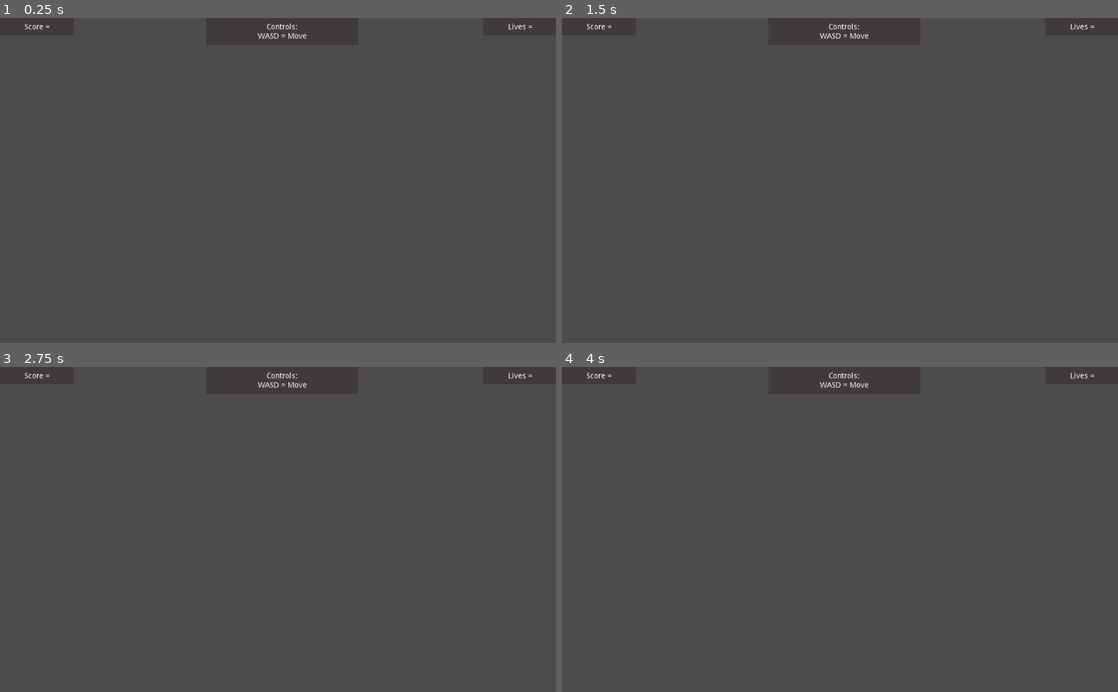
Above: before the commit, frames 1-4 (two rows, left to right).
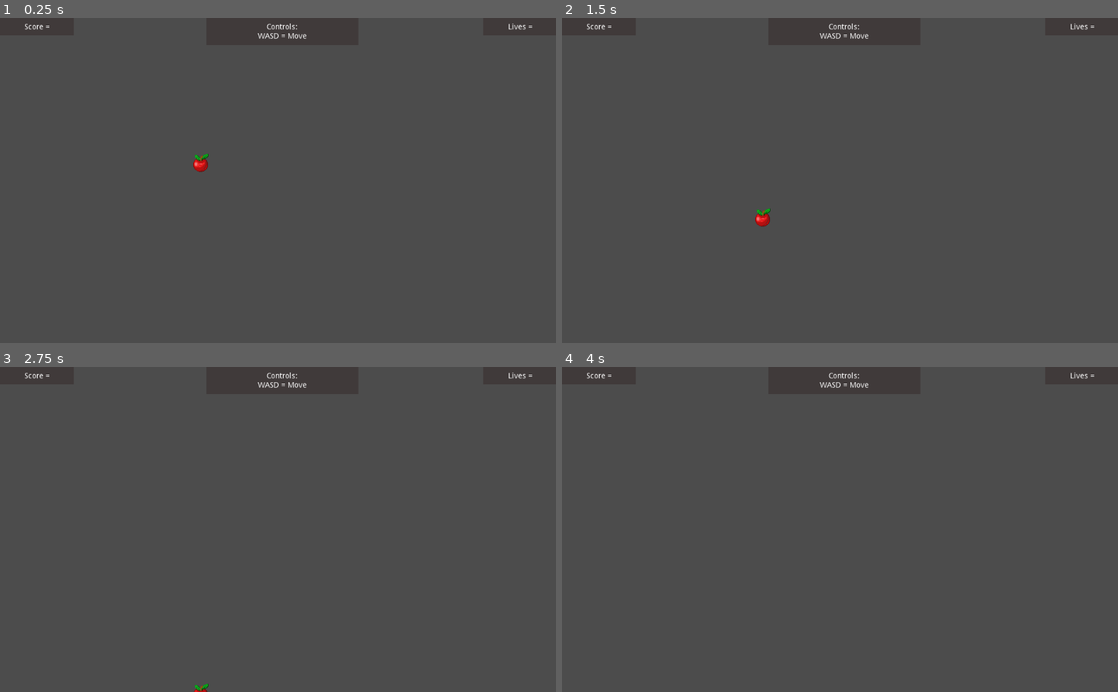
Above: after the commit, the same moments.

Repository: jtercoli/Final-Project-Game-Jam-
Game: Godot game, scene res://Scenes/HUD.tscn
Two runs of this game, one before a commit and one after it. Both use one fixed random seed, a clock stepped at 60 frames per second and the inputs below. This scene is started directly instead of the project's main scene.
Inputs:
- Up to frame 1 (0.25 s): no input
- Up to frame 2 (1.5 s): no input
- Up to frame 3 (2.75 s): no input
- Up to frame 4 (4 s): tap Enter at 3.5 s

The runs differ from the first frame. In frame 1, 0.1% of the frame differs, in the area x 34-38%, y 41-48%; in frame 2, 0.1%; in frame 3, less than 0.1%; in frame 4, nothing differs.

Commit message:
Coin that might not work

Diff:
--- /dev/null
+++ b/Final Project/Scenes/Coin.tscn
@@ -0,0 +1,35 @@
+[gd_scene load_steps=7 format=2]
+
+[ext_resource path="res://Scripts/Coin.gd" type="Script" id=1]
+[ext_resource path="res://Assets/Images/sprite_0.png" type="Texture" id=2]
+[ext_resource path="res://Scripts/Area2D.gd" type="Script" id=3]
+
+[sub_resource type="CircleShape2D" id=1]
+radius = 20.0
+
+[sub_resource type="CircleShape2D" id=2]
+radius = 20.0
+
+[sub_resource type="CircleShape2D" id=3]
+radius = 22.2036
+
+[node name="Coin" type="RigidBody2D"]
+position = Vector2( 370, 270 )
+script = ExtResource( 1 )
+
+[node name="CollisionShape2D" type="CollisionShape2D" parent="."]
+position = Vector2( -2, -7 )
+shape = SubResource( 1 )
+
+[node name="Apple" type="Sprite" parent="."]
+texture = ExtResource( 2 )
+
+[node name="Area2D" type="Area2D" parent="."]
+position = Vector2( -2, -7 )
+script = ExtResource( 3 )
+
+[node name="CollisionShape2D2" type="CollisionShape2D" parent="Area2D"]
+shape = SubResource( 2 )
+
+[node name="CollisionShape2D" type="CollisionShape2D" parent="Area2D"]
+shape = SubResource( 3 )
--- a/Final Project/Scenes/HUD.tscn
+++ b/Final Project/Scenes/HUD.tscn
@@ -1,6 +1,7 @@
-[gd_scene load_steps=2 format=2]
+[gd_scene load_steps=3 format=2]
 
 [ext_resource path="res://Assets/Sounds/Tyhosisparrow.ogg" type="AudioStream" id=1]
+[ext_resource path="res://Scenes/Coin.tscn" type="PackedScene" id=2]
 
 [node name="HUD" type="Node2D"]
 
@@ -21,6 +22,14 @@
 margin_bottom = 50.0
 color = Color( 0.254902, 0.231373, 0.231373, 1 )
 
+[node name="Lives" type="Label" parent="."]
+margin_left = 890.0
+margin_top = 10.0
+margin_right = 1027.0
+margin_bottom = 30.0
+text = "Lives ="
+align = 1
+
 [node name="Controls" type="Label" parent="."]
 margin_left = 380.0
 margin_top = 10.0
@@ -37,14 +46,8 @@
 text = "Score ="
 align = 1
 
-[node name="Lives" type="Label" parent="."]
-margin_left = 890.0
-margin_top = 10.0
-margin_right = 1027.0
-margin_bottom = 30.0
-text = "Lives ="
-align = 1
-
 [node name="AudioStreamPlayer2D" type="AudioStreamPlayer2D" parent="."]
 stream = ExtResource( 1 )
 autoplay = true
+
+[node name="Coin" parent="." instance=ExtResource( 2 )]
--- /dev/null
+++ b/Final Project/Scripts/Area2D.gd
@@ -0,0 +1,6 @@
+extends Area2D
+
+func _on_Aread2D_body_entered(body):
+    if body.get_name() == "Character":
+        if body.add_coins(1):
+            queue_free()
--- /dev/null
+++ b/Final Project/Scripts/Coin.gd
@@ -0,0 +1,13 @@
+extends RigidBody2D
+
+# Declare member variables here. Examples:
+# var a = 2
+# var b = "text"
+
+# Called when the node enters the scene tree for the first time.
+func _ready():
+	pass # Replace with function body.
+
+# Called every frame. 'delta' is the elapsed time since the previous frame.
+#func _process(delta):
+#	pass
Binary file added: Final Project/Assets/Images/sprite_0.png
Not shown, added: Final Project/Assets/Images/sprite_0.png.import
